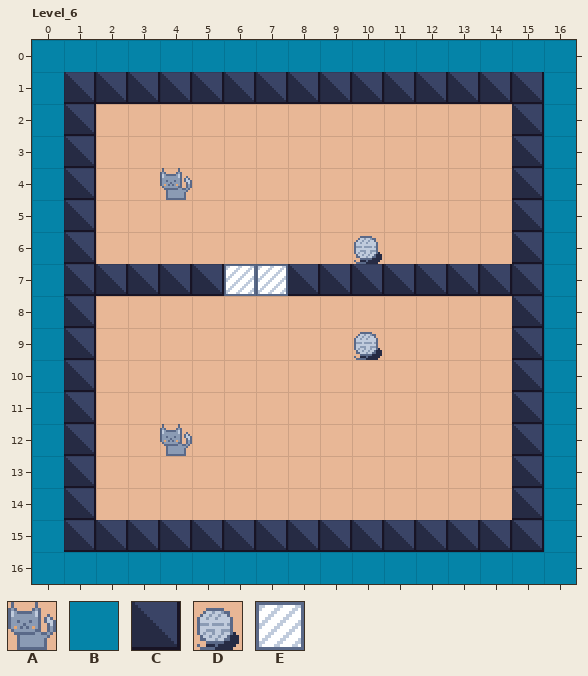
LDtk project: Assets/ldtk/map.ldtk. The picture above was drawn from the file before the commit.
Cells are 16x16 px. Shown: Level_6 x 0..16, y 0..16. The commit also changed other parts of the map, which this record leaves out.
Key: from "Tileset": A 1, B 2, C 3, D 4, E 10.
_ is an empty cell.
Objects are placed by their top-left corner, in cells (3,4 is the top-left corner of cell 3,4); size is 1x1 cell unless given.
Layer "Walls" before, first column x 0:
 0 BBBBBBBBBBBBBBBBB
 1 BCCCCCCCCCCCCCCCB
 2 BC_____________CB
 3 BC_____________CB
 4 BC_____________CB
 5 BC_____________CB
 6 BC_____________CB
 7 BCCCCC__CCCCCCCCB
 8 BC_____________CB
 9 BC_____________CB
10 BC_____________CB
11 BC_____________CB
12 BC_____________CB
13 BC_____________CB
14 BC_____________CB
15 BCCCCCCCCCCCCCCCB
16 BBBBBBBBBBBBBBBBB
Objects on layer "Boxes" before:
E "Glass" at 7,7
E "Glass" at 6,7
Objects on layer "Cats" before:
A "Cat" at 4,12
D "Goal" at 10,6
A "Cat" at 4,4
D "Goal" at 10,9
New version:
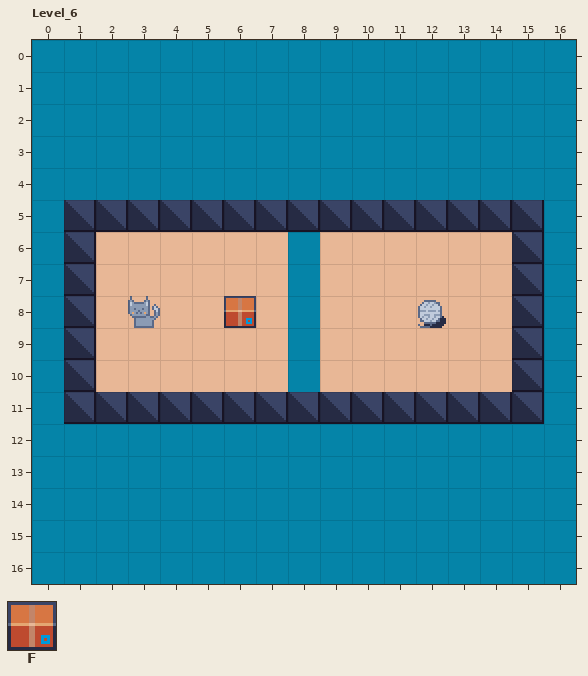
Further tiles: from "Tileset": F 0.
From old to new:
Layer "Walls":
The author changed tile C to tile B in row 1 at x 1 to 15; in rows 2 to 4 at x 1 and 15; in rows 12 to 14 at x 1 and 15; in row 15 at x 1 to 15.
Tile B now appears in rows 2 to 4 at x 2 to 14; in rows 12 to 14 at x 2 to 14.
Tile C now appears in row 5 at x 2 to 14; in row 11 at x 2 to 14.
The edit erases tile C in row 7 at x 2 to 5 and 8 to 14.
Layer "Boxes":
A new object: F "Box" at 6,8.
Object E "Glass" at 7,7 is removed.
Object E "Glass" at 6,7 is removed.
Layer "Cats":
A new object: B "Void" at 8,6.
A new object: B "Void" at 8,7.
A new object: B "Void" at 8,9.
A new object: B "Void" at 8,8.
A new object: B "Void" at 8,10.
A new object: A "Cat" at 3,8.
A new object: D "Goal" at 12,8.
Object A "Cat" at 4,12 is removed.
Object D "Goal" at 10,6 is removed.
Object A "Cat" at 4,4 is removed.
Object D "Goal" at 10,9 is removed.
Where, in picture pixels (left, top, right, bottom), the same in both pictures:
changed: (64, 72, 544, 552)
